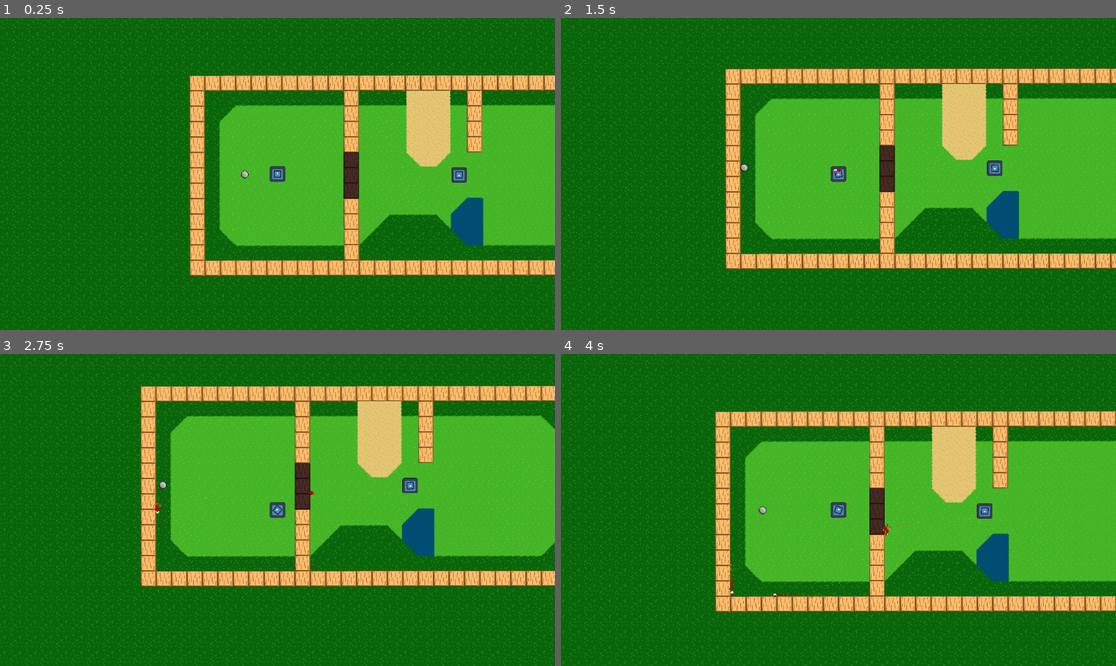
Above: before the commit, frames 1-4 (two rows, left to right).
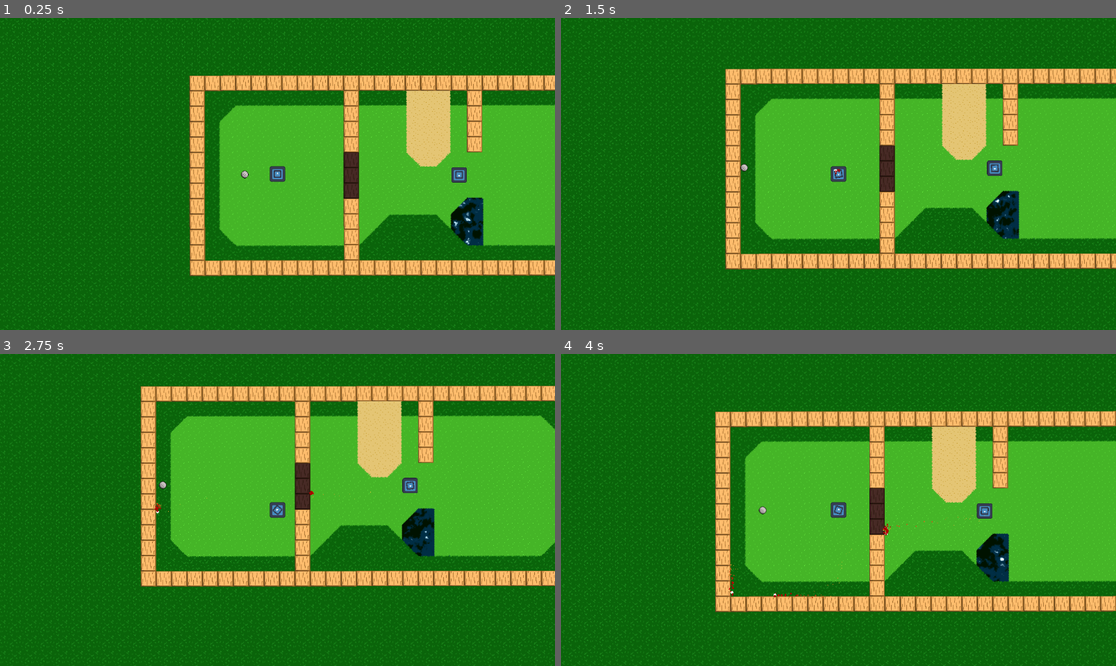
Above: after the commit, the same moments.

Repository: Sabertooth-Software/Bunker-Buster
Game: Godot game, scene res://Scenes/Levels/Tutorial.tscn
Same seed, same stepped clock (60 frames per second), same inputs: the game is played once before the commit and once after it. This scene is started directly instead of the project's main scene. The engine's default icon, where the game draws it, is replaced by a stand-in: a white triangle on a blue panel in a dark square.
Inputs (mouse positions are in pixels of both pictures, inside the frame that each line leads up to):
- Up to frame 1 (0.25 s): no input
- Up to frame 2 (1.5 s): move the mouse to (960, 158) at 0.52 s; hold Right (right) 0.53-1.28 s; click (960, 158) at 0.6 s; move the mouse to (727, 189) at 1.27 s; hold S (down) from 1.28 s (still down); tap Space (shoot) at 1.35 s
- Up to frame 3 (2.75 s): move the mouse to (333, 441) at 2.02 s; release S (down) at 2.03 s; hold Right (right) from 2.03 s (still down); click (333, 441) at 2.1 s
- Up to frame 4 (4 s): move the mouse to (810, 572) at 2.77 s; release Right (right) at 2.78 s; hold Up (up) 2.78-3.53 s; tap Space (shoot) at 2.85 s; move the mouse to (1005, 556) at 3.52 s; hold A (left) from 3.53 s (still down); click (1005, 556) at 3.6 s

The runs differ from the first frame. In frame 1, 0.7% of the frame differs, in the area x 81-90%, y 57-74%; in frame 2, 0.7%; in frame 3, 0.7%; in frame 4, 0.7%.

Commit message:
Fixed some tiles. Added water

Diff:
--- /dev/null
+++ b/Assets/Objects/Water.tscn
@@ -0,0 +1,10 @@
+[gd_scene load_steps=3 format=3 uid="uid://bqmrrq74v6qiu"]
+
+[ext_resource type="Material" uid="uid://begyosijrrrhn" path="res://Shaders/Elemental/water.tres" id="1_bbci5"]
+[ext_resource type="Texture2D" uid="uid://vd7ap2v7wpfb" path="res://icon.svg" id="2_70uck"]
+
+[node name="water" type="Sprite2D"]
+z_index = -5
+material = ExtResource("1_bbci5")
+position = Vector2(138, 384)
+texture = ExtResource("2_70uck")
--- a/Assets/Particles/hole.tscn
+++ b/Assets/Particles/hole.tscn
@@ -34,4 +34,5 @@
 process_material = SubResource("ParticleProcessMaterial_jmnu8")
 one_shot = true
 explosiveness = 0.6
+fixed_fps = 60
 trail_enabled = true
--- a/Scenes/Levels/Hole 1.tscn
+++ b/Scenes/Levels/Hole 1.tscn
@@ -12,12 +12,11 @@
 [node name="GolfTiles" type="TileMap" parent="."]
 position = Vector2(6, 13)
 rotation = -0.00131922
-scale = Vector2(1, 1)
 tile_set = ExtResource("1_xapo6")
 format = 2
 layer_0/name = "Sand"
 layer_0/z_index = -1
-layer_0/tile_data = PackedInt32Array(-196597, 262145, 4, -131061, 327681, 4, -196596, 65537, 4, -131060, 1, 4, -196595, 65537, 5, -131059, 1, 5)
+layer_0/tile_data = PackedInt32Array(-196597, 262145, 4, -131061, 327681, 4, -196596, 65537, 4, -131060, 1, 4, -196595, 65537, 4, -131059, 1, 4, -131058, 1, 5, -196594, 65537, 5)
 layer_1/name = "Rough"
 layer_1/enabled = true
 layer_1/modulate = Color(1, 1, 1, 1)
@@ -31,14 +30,14 @@
 layer_2/y_sort_enabled = false
 layer_2/y_sort_origin = 0
 layer_2/z_index = -3
-layer_2/tile_data = PackedInt32Array(327681, 131073, 2, 3276 …(13881 unchanged characters)…  2, 720908, 131073, 2, 786444, 131073, 2)
+layer_2/tile_data = PackedInt32Array(327681, 131073, 2, 3276 …(13881 unchanged characters)…  2, 720908, 131073, 2, 786444, 131073, 2, -655354, 131073, 2, -720889, 131073, 2, -786425, 131073, 2, -851961, 131073, 2, 65548, 131073, 2, 65549, 131073, 2, 262152, 131073, 2, 196617, 131073, 2, 131082, 131073, 2, 65550, 131073, 2, 16, 131073, 2, -65518, 131073, 2, -131053, 131073, 2, -196587, 131073, 2, -262121, 131073, 2, -327655, 131073, 2, -393190, 131073, 2)
 layer_3/name = "Blocks"
 layer_3/enabled = true
 layer_3/modulate = Color(1, 1, 1, 1)
 layer_3/y_sort_enabled = false
 layer_3/y_sort_origin = 0
 layer_3/z_index = 0
-layer_3/tile_data = PackedInt32Array(-196595, 65537, 4, -131059, 1, 4, -131058, 1, 5, -196594, 65537, 5)
+layer_3/tile_data = PackedInt32Array()
 layer_4/name = "BlocksBreakable"
 layer_4/enabled = true
 layer_4/modulate = Color(0.278431, 0.223529, 0.337255, 1)
--- a/Scenes/Levels/Tutorial.tscn
+++ b/Scenes/Levels/Tutorial.tscn
@@ -6,6 +6,7 @@
 [ext_resource type="PackedScene" uid="uid://bfc7fafn5cbnj" path="res://Scenes/Bullet.tscn" id="4_gjrag"]
 [ext_resource type="PackedScene" uid="uid://hh271eak8f3q" path="res://Scenes/Characters/Enemies/red_tank.tscn" id="5_topjw"]
 [ext_resource type="PackedScene" uid="uid://7sckx3547nbi" path="res://Scenes/Objects/golf_ball.tscn" id="6_j5yfb"]
+[ext_resource type="PackedScene" uid="uid://bqmrrq74v6qiu" path="res://Assets/Objects/Water.tscn" id="7_xayiy"]
 
 [node name="Node2D" type="Node2D"]
 
@@ -47,10 +48,10 @@
 layer_4/tile_data = PackedInt32Array(524284, 131073, 0, 589820, 131073, 0, 655356, 131073, 0)
 layer_5/name = "Water"
 layer_5/enabled = true
-layer_5/modulate = Color(0, 0.396078, 1, 1)
+layer_5/modulate = Color(0.227451, 0.156863, 0.00392157, 1)
 layer_5/y_sort_enabled = false
 layer_5/y_sort_origin = 0
-layer_5/z_index = -4
+layer_5/z_index = -10
 layer_5/tile_data = PackedInt32Array(655364, 327681, 3, 655363, 327681, 3, 720899, 327681, 3, 786435, 327681, 3, 786436 …(183 unchanged characters)…
 
 [node name="PlayerTank" parent="." instance=ExtResource("2_br16g")]
@@ -68,3 +69,5 @@
 
 [node name="GolfBall" parent="." instance=ExtResource("6_j5yfb")]
 position = Vector2(-327, 283)
+
+[node name="water" parent="." instance=ExtResource("7_xayiy")]
Not shown: 1 places in Scenes/Levels/Tutorial.tscn that only renumber resources
